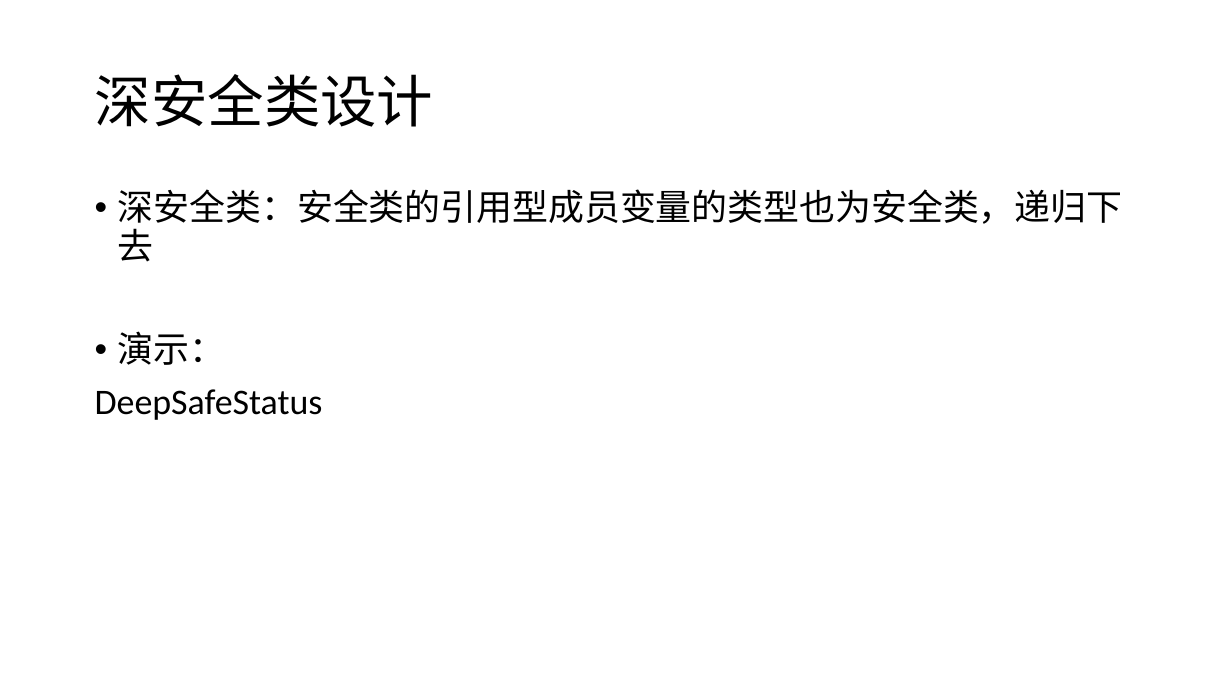
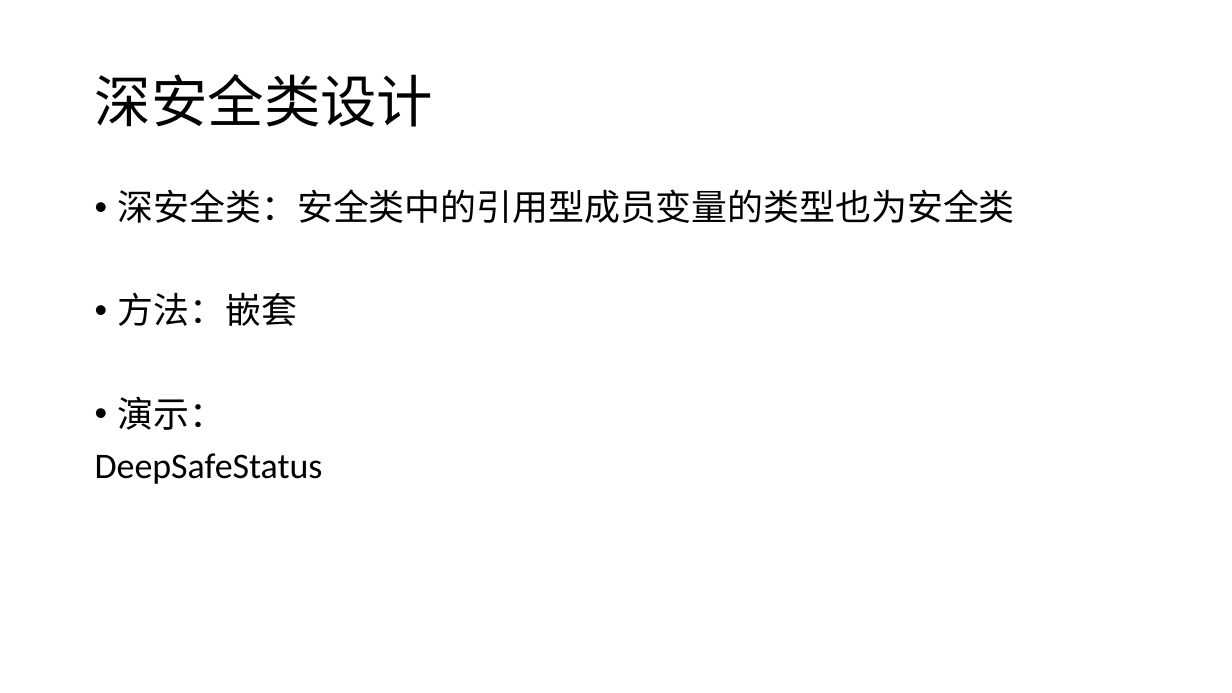
Before and after one commit to GerogeLeon/multithread_demo, a slide deck: slide 22 of JAVA并发编程.pptx. Drawn at 1232x693 pixels with LibreOffice and Linux fonts; fonts in the diff are those of the drawing. Boxes give left, top, right and bottom in pixels: in the first picture for what was removed or moved away, otherwise in the second. Text is boxed around its words. In the diff, an @@ line names an element or a change of style, - is before the commit and + after.

```diff
--- a/JAVA并发编程.pptx
+++ b/JAVA并发编程.pptx
@@ text at [118,189,1015,326]: text changed @@
-• 深安全类：安全类的引用型成员变量的类型也为安全类，递归下去
+• 深安全类：安全类中的引用型成员变量的类型也为安全类
+• 方法：嵌套
```
Also in this commit, not shown: 10 other slides changed, 20 other files.
